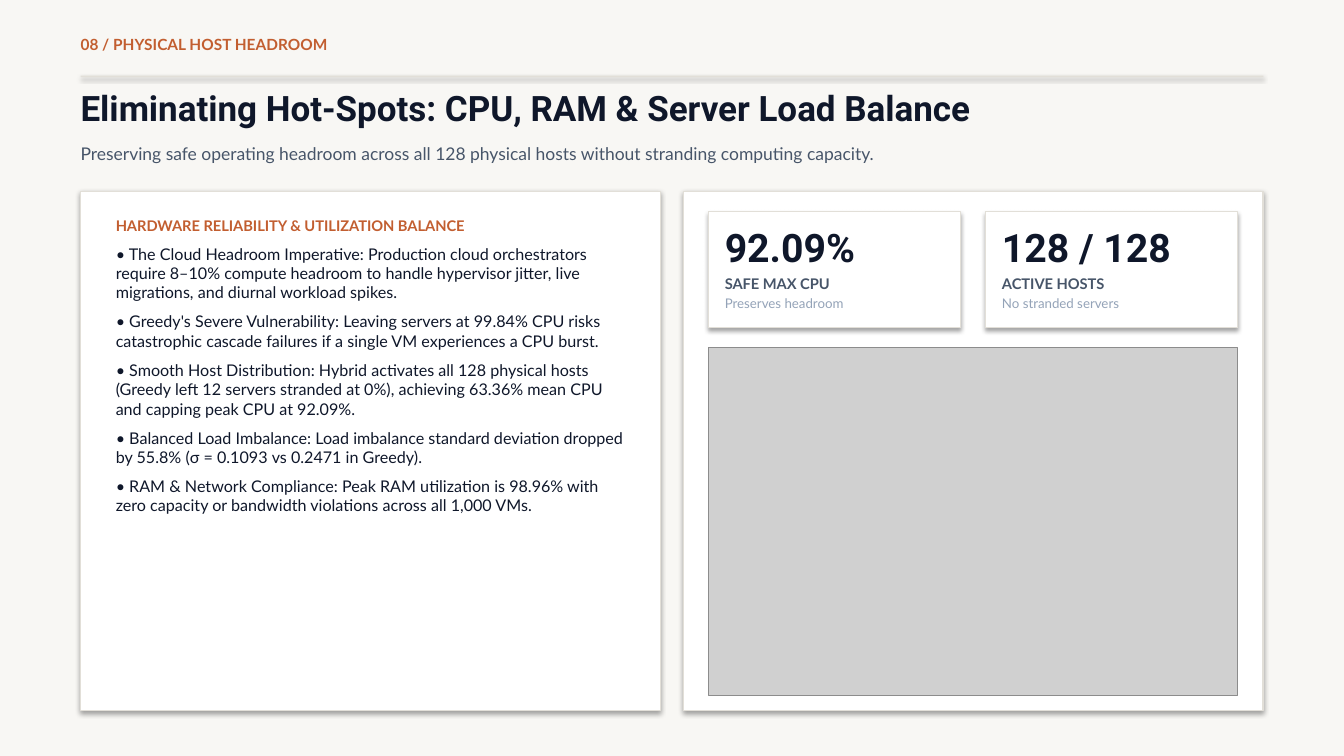
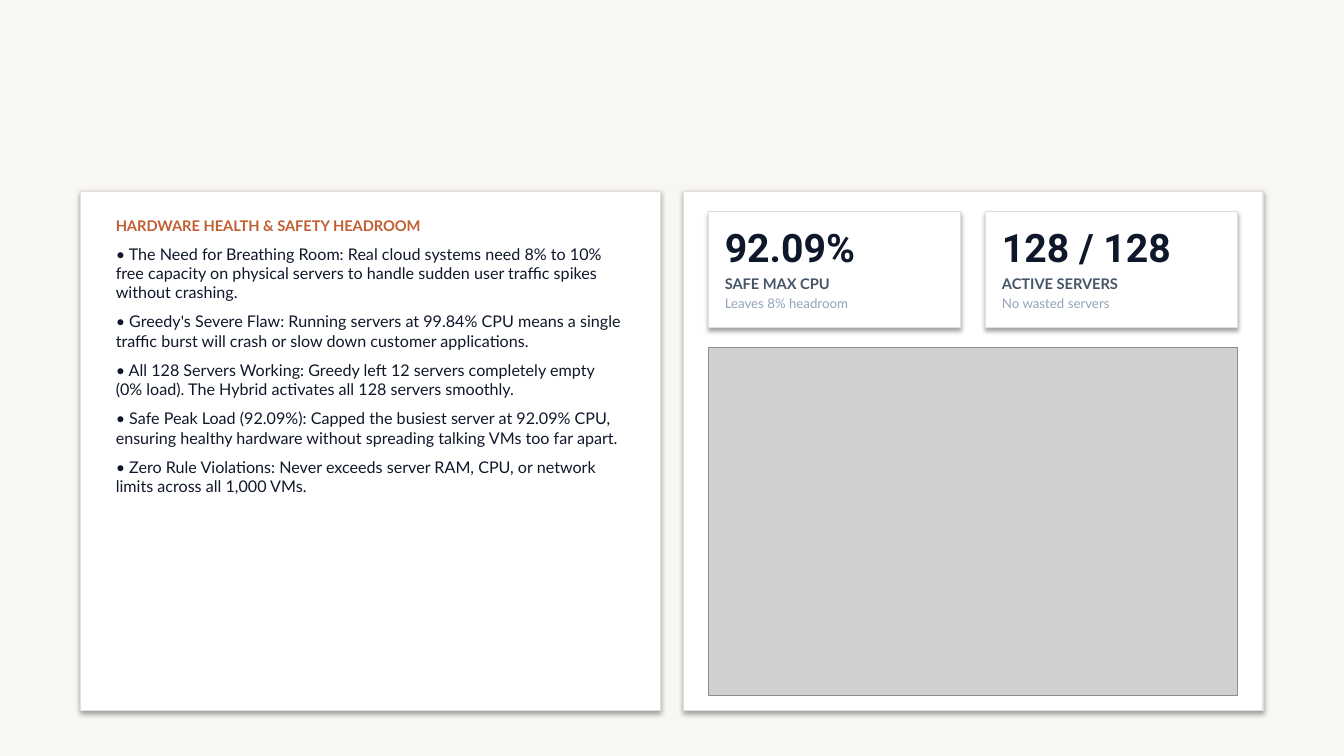
Before and after one commit to moparthipranav/CloudComputingProject, a slide deck: slide 9 of hybrid-vm-placement/VM_Placement_Optimization_Presentation.pptx. Drawn at 1344x756 pixels with LibreOffice and Linux fonts; fonts in the diff are those of the drawing; grey boxes stand for pictures. Boxes give left, top, right and bottom in pixels: in the first picture for what was removed or moved away, otherwise in the second. Text is boxed around its words. In the diff, an @@ line names an element or a change of style, - is before the commit and + after.

Commit message:
Simplify presentation language: clear, accessible, jargon-free explanations

```diff
--- a/hybrid-vm-placement/VM_Placement_Optimization_Presentation.pptx
+++ b/hybrid-vm-placement/VM_Placement_Optimization_Presentation.pptx
@@ text removed at (81, 38, 327, 50) @@
-08 / PHYSICAL HOST HEADROOM
@@ rectangle removed at (81, 76, 1263, 77) @@
@@ text removed at (81, 94, 970, 129) @@
-Eliminating Hot-Spots: CPU, RAM & Server Load Balance
@@ text removed at (81, 147, 874, 163) @@
-Preserving safe operating headroom across all 128 physical hosts without stranding computing capacity.
@@ text at (116, 220, 621, 494): text changed @@
-HARDWARE RELIABILITY & UTILIZATION BALANCE
-• The Cloud Headroom Imperative: Production cloud orchestrators require 8–10% compute headroom to handle hypervisor jitter, live migrations, and diurnal workload spikes.
-• Greedy's Severe Vulnerability: Leaving servers at 99.84% CPU risks catastrophic cascade failures if a single VM experiences a CPU burst.
-• Smooth Host Distribution: Hybrid activates all 128 physical hosts (Greedy left 12 servers stranded at 0%), achieving 63.36% mean CPU and capping peak CPU at 92.09%.
-• Balanced Load Imbalance: Load imbalance standard deviation dropped by 55.8% (σ = 0.1093 vs 0.2471 in Greedy).
-• RAM & Network Compliance: Peak RAM utilization is 98.96% with zero capacity or bandwidth violations across all 1,000 VMs.
+HARDWARE HEALTH & SAFETY HEADROOM
+• The Need for Breathing Room: Real cloud systems need 8% to 10% free capacity on physical servers to handle sudden user traffic spikes without crashing.
+• Greedy's Severe Flaw: Running servers at 99.84% CPU means a single traffic burst will crash or slow down customer applications.
+• All 128 Servers Working: Greedy left 12 servers completely empty (0% load). The Hybrid activates all 128 servers smoothly.
+• Safe Peak Load (92.09%): Capped the busiest server at 92.09% CPU, ensuring healthy hardware without spreading talking VMs too far apart.
+• Zero Rule Violations: Never exceeds server RAM, CPU, or network limits across all 1,000 VMs.
@@ text at (725, 298, 848, 308): text changed @@
-Preserves headroom
+Leaves 8% headroom
@@ text at (1002, 278, 1118, 308): text changed @@
-ACTIVE HOSTS
-No stranded servers
+ACTIVE SERVERS
+No wasted servers
```
Also in this commit, not shown: 11 other slides changed, 3 other files.
